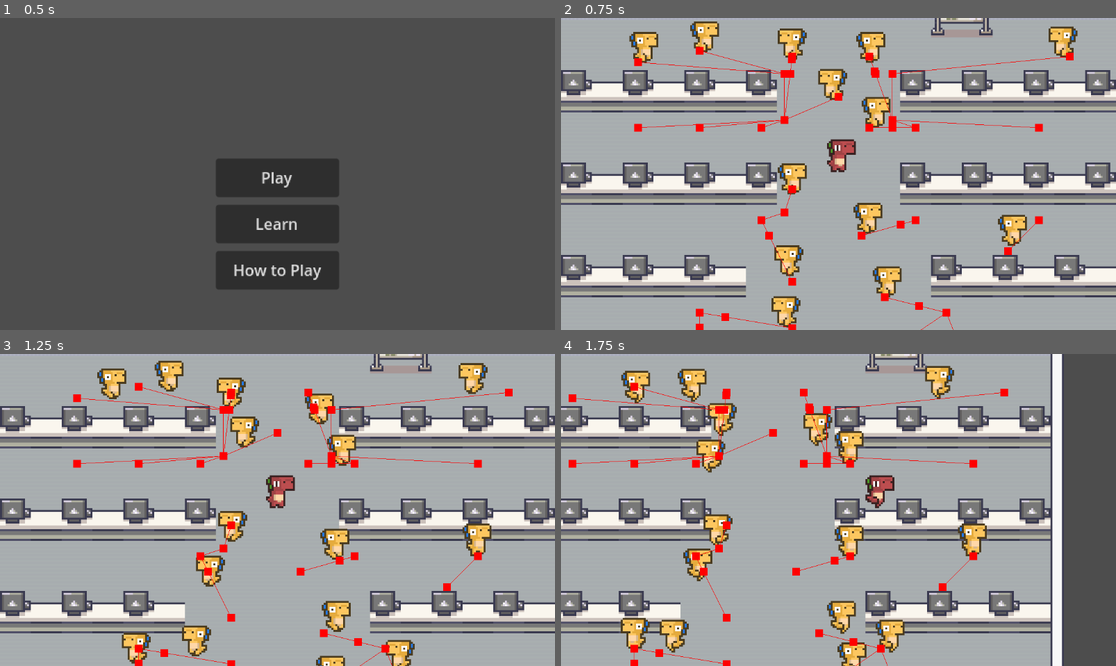
Above: before the commit, frames 1-4 (two rows, left to right).
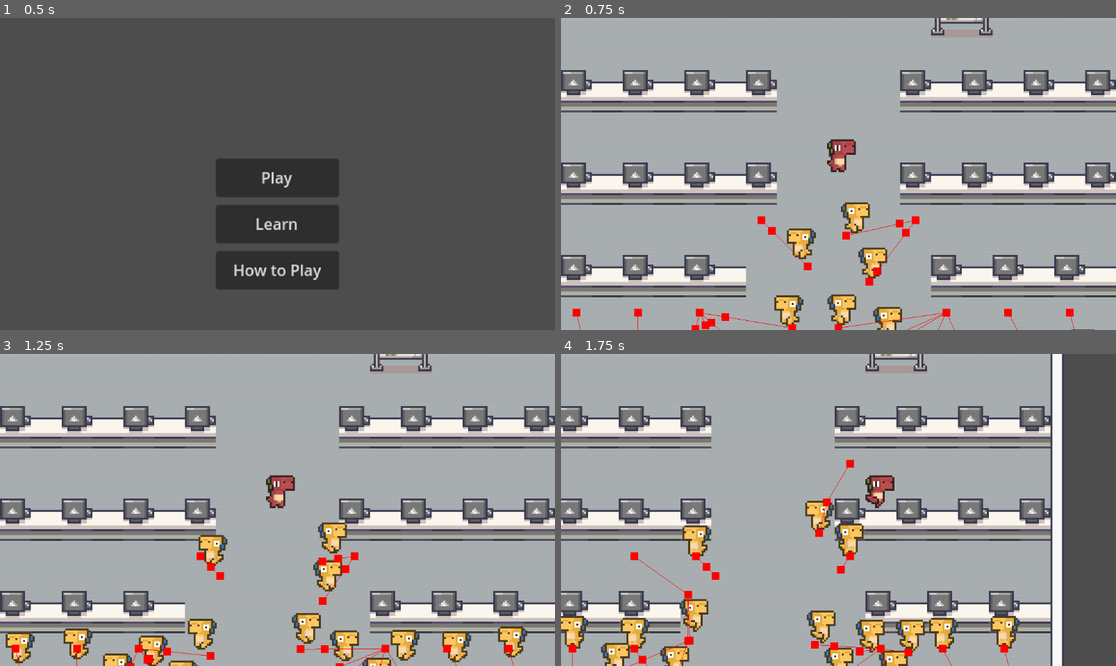
Above: after the commit, the same moments.

Repository: Raikosuu/Full-Tech-Panic_Public
Game: Godot game, scene res://scenes/main_menu.tscn
Same seed, same stepped clock (60 frames per second), same inputs: the game is played once before the commit and once after it.
Inputs (mouse positions are in pixels of both pictures, inside the frame that each line leads up to):
- Up to frame 1 (0.5 s): no input
- Up to frame 2 (0.75 s): click "Play" at 0.5 s
- Up to frame 3 (1.25 s): no input
- Up to frame 4 (1.75 s): move the mouse to (960, 494) at 1.27 s; hold D (move_right) from 1.28 s (still down); click (960, 494) at 1.42 s

Frame 1 is identical in both runs. In frame 2, 8.7% of the frame differs, in the area x 2-97%, y 1-100%; in frame 3, 12%; in frame 4, 12%, in the area x 0-83%, y 3-100%.

Commit message:
NPC path recalculation added
bug where npc keeps finding seats is patched.

Diff:
--- a/scenes/game_scene.tscn
+++ b/scenes/game_scene.tscn
@@ -2562,67 +2562,67 @@
 position_smoothing_enabled = true
 
 [node name="NPC1" parent="." node_paths=PackedStringArray("seats") instance=ExtResource("5_y3j0m")]
-position = Vector2(68, 102)
+position = Vector2(0, 105)
 seats = [NodePath("../seat/seats"), NodePath("../seat/seats2"), NodePath("../seat/seats3"), NodePath("../seat/seats4"), …(517 unchanged characters)…
 
 [node name="NPC2" parent="." node_paths=PackedStringArray("seats") instance=ExtResource("5_y3j0m")]
-position = Vector2(-72, -64)
+position = Vector2(-56, 105)
 seats = [NodePath("../seat/seats"), NodePath("../seat/seats2"), NodePath("../seat/seats3"), NodePath("../seat/seats4"), …(517 unchanged characters)…
 
 [node name="NPC3" parent="." node_paths=PackedStringArray("seats") instance=ExtResource("5_y3j0m")]
-position = Vector2(0, -40)
+position = Vector2(72, 107)
 seats = [NodePath("../seat/seats"), NodePath("../seat/seats2"), NodePath("../seat/seats3"), NodePath("../seat/seats4"), …(517 unchanged characters)…
 
 [node name="NPC4" parent="." node_paths=PackedStringArray("seats") instance=ExtResource("5_y3j0m")]
-position = Vector2(120, -61)
+position = Vector2(4, 32)
 seats = [NodePath("../seat/seats"), NodePath("../seat/seats2"), NodePath("../seat/seats3"), NodePath("../seat/seats4"), …(517 unchanged characters)…
 
 [node name="NPC5" parent="." node_paths=PackedStringArray("seats") instance=ExtResource("5_y3j0m")]
-position = Vector2(12, 32)
+position = Vector2(0, 80)
 seats = [NodePath("../seat/seats"), NodePath("../seat/seats2"), NodePath("../seat/seats3"), NodePath("../seat/seats4"), …(517 unchanged characters)…
 
 [node name="NPC6" parent="." node_paths=PackedStringArray("seats") instance=ExtResource("5_y3j0m")]
+position = Vector2(-104, 104)
+seats = [NodePath("../seat/seats"), NodePath("../seat/seats2"), NodePath("../seat/seats3"), NodePath("../seat/seats4"), NodePath("../seat/seats5"), NodePath("../seat/seats6"), NodePath("../seat/seats7"), NodePath("../seat/seats8"), NodePath("../seat/seats9"), NodePath("../seat/seats10"), NodePath("../seat/seats11"), NodePath("../seat/seats12"), NodePath("../seat/seats13"), NodePath("../seat/seats14"), NodePath("../seat/seats15"), NodePath("../seat/seats16"), NodePath("../seat/seats17"), NodePath("../seat/seats18"), NodePath("../seat/seats19"), NodePath("../seat/seats20"), NodePath("../seat/seats21"), NodePath("../seat/seats22")]
+
+[node name="NPC7" parent="." node_paths=PackedStringArray("seats") instance=ExtResource("5_y3j0m")]
+position = Vector2(24, 86)
+seats = [NodePath("../seat/seats"), NodePath("../seat/seats2"), NodePath("../seat/seats3"), NodePath("../seat/seats4"), NodePath("../seat/seats5"), NodePath("../seat/seats6"), NodePath("../seat/seats7"), NodePath("../seat/seats8"), NodePath("../seat/seats9"), NodePath("../seat/seats10"), NodePath("../seat/seats11"), NodePath("../seat/seats12"), NodePath("../seat/seats13"), NodePath("../seat/seats14"), NodePath("../seat/seats15"), NodePath("../seat/seats16"), NodePath("../seat/seats17"), NodePath("../seat/seats18"), NodePath("../seat/seats19"), NodePath("../seat/seats20"), NodePath("../seat/seats21"), NodePath("../seat/seats22")]
+
+[node name="NPC8" parent="." node_paths=PackedStringArray("seats") instance=ExtResource("5_y3j0m")]
 position = Vector2(-24, 80)
 seats = [NodePath("../seat/seats"), NodePath("../seat/seats2"), NodePath("../seat/seats3"), NodePath("../seat/seats4"), …(517 unchanged characters)…
 
-[node name="NPC7" parent="." node_paths=PackedStringArray("seats") instance=ExtResource("5_y3j0m")]
-position = Vector2(24, 64)
+[node name="NPC9" parent="." node_paths=PackedStringArray("seats") instance=ExtResource("5_y3j0m")]
+position = Vector2(128, 102)
 seats = [NodePath("../seat/seats"), NodePath("../seat/seats2"), NodePath("../seat/seats3"), NodePath("../seat/seats4"), …(517 unchanged characters)…
 
-[node name="NPC8" parent="." node_paths=PackedStringArray("seats") instance=ExtResource("5_y3j0m")]
-position = Vector2(-24, 56)
+[node name="NPC10" parent="." node_paths=PackedStringArray("seats") instance=ExtResource("5_y3j0m")]
+position = Vector2(104, 102)
 seats = [NodePath("../seat/seats"), NodePath("../seat/seats2"), NodePath("../seat/seats3"), NodePath("../seat/seats4"), …(517 unchanged characters)…
 
-[node name="NPC9" parent="." node_paths=PackedStringArray("seats") instance=ExtResource("5_y3j0m")]
-position = Vector2(-24, -61)
+[node name="NPC11" parent="." node_paths=PackedStringArray("seats") instance=ExtResource("5_y3j0m")]
+position = Vector2(-128, 105)
 seats = [NodePath("../seat/seats"), NodePath("../seat/seats2"), NodePath("../seat/seats3"), NodePath("../seat/seats4"), …(517 unchanged characters)…
 
-[node name="NPC10" parent="." node_paths=PackedStringArray("seats") instance=ExtResource("5_y3j0m")]
-position = Vector2(16, -61)
+[node name="NPC12" parent="." node_paths=PackedStringArray("seats") instance=ExtResource("5_y3j0m")]
+position = Vector2(-32, 107)
 seats = [NodePath("../seat/seats"), NodePath("../seat/seats2"), NodePath("../seat/seats3"), NodePath("../seat/seats4"), …(517 unchanged characters)…
 
-[node name="NPC11" parent="." node_paths=PackedStringArray("seats") instance=ExtResource("5_y3j0m")]
-position = Vector2(-72, 102)
+[node name="NPC13" parent="." node_paths=PackedStringArray("seats") instance=ExtResource("5_y3j0m")]
+position = Vector2(40, 105)
 seats = [NodePath("../seat/seats"), NodePath("../seat/seats2"), NodePath("../seat/seats3"), NodePath("../seat/seats4"), …(517 unchanged characters)…
 
-[node name="NPC12" parent="." node_paths=PackedStringArray("seats") instance=ExtResource("5_y3j0m")]
-position = Vector2(12, 102)
+[node name="NPC14" parent="." node_paths=PackedStringArray("seats") instance=ExtResource("5_y3j0m")]
+position = Vector2(-16, 48)
 seats = [NodePath("../seat/seats"), NodePath("../seat/seats2"), NodePath("../seat/seats3"), NodePath("../seat/seats4"), …(517 unchanged characters)…
 
-[node name="NPC13" parent="." node_paths=PackedStringArray("seats") instance=ExtResource("5_y3j0m")]
-position = Vector2(88, 40)
+[node name="NPC15" parent="." node_paths=PackedStringArray("seats") instance=ExtResource("5_y3j0m")]
+position = Vector2(16, 56)
 seats = [NodePath("../seat/seats"), NodePath("../seat/seats2"), NodePath("../seat/seats3"), NodePath("../seat/seats4"), …(517 unchanged characters)…
 
-[node name="NPC14" parent="." node_paths=PackedStringArray("seats") instance=ExtResource("5_y3j0m")]
-position = Vector2(-24, 8)
-seats = [NodePath("../seat/seats"), NodePath("../seat/seats2"), NodePath("../seat/seats3"), NodePath("../seat/seats4"), NodePath("../seat/seats5"), NodePath("../seat/seats6"), NodePath("../seat/seats7"), NodePath("../seat/seats8"), NodePath("../seat/seats9"), NodePath("../seat/seats10"), NodePath("../seat/seats11"), NodePath("../seat/seats12"), NodePath("../seat/seats13"), NodePath("../seat/seats14"), NodePath("../seat/seats15"), NodePath("../seat/seats16"), NodePath("../seat/seats17"), NodePath("../seat/seats18"), NodePath("../seat/seats19"), NodePath("../seat/seats20"), NodePath("../seat/seats21"), NodePath("../seat/seats22")]
-
-[node name="NPC15" parent="." node_paths=PackedStringArray("seats") instance=ExtResource("5_y3j0m")]
-position = Vector2(16, -24)
-seats = [NodePath("../seat/seats"), NodePath("../seat/seats2"), NodePath("../seat/seats3"), NodePath("../seat/seats4"), NodePath("../seat/seats5"), NodePath("../seat/seats6"), NodePath("../seat/seats7"), NodePath("../seat/seats8"), NodePath("../seat/seats9"), NodePath("../seat/seats10"), NodePath("../seat/seats11"), NodePath("../seat/seats12"), NodePath("../seat/seats13"), NodePath("../seat/seats14"), NodePath("../seat/seats15"), NodePath("../seat/seats16"), NodePath("../seat/seats17"), NodePath("../seat/seats18"), NodePath("../seat/seats19"), NodePath("../seat/seats20"), NodePath("../seat/seats21"), NodePath("../seat/seats22")]
-
 [node name="NPC16" parent="." node_paths=PackedStringArray("seats") instance=ExtResource("5_y3j0m")]
-position = Vector2(-104, -58)
+position = Vector2(-80, 102)
 seats = [NodePath("../seat/seats"), NodePath("../seat/seats2"), NodePath("../seat/seats3"), NodePath("../seat/seats4"), …(517 unchanged characters)…
 
 [node name="NavigationRegion2D" type="NavigationRegion2D" parent="."]
--- a/scenes/npc_1.tscn
+++ b/scenes/npc_1.tscn
@@ -102,9 +102,11 @@
 shape = SubResource("CapsuleShape2D_ttshn")
 
 [node name="NavigationAgent2D" type="NavigationAgent2D" parent="."]
-path_desired_distance = 5.0
+path_desired_distance = 1.0
 target_desired_distance = 5.0
+path_max_distance = 30.0
 avoidance_enabled = true
+max_neighbors = 20
 debug_enabled = true
 
 [node name="Timer" type="Timer" parent="."]
--- a/scripts/npc_1.gd
+++ b/scripts/npc_1.gd
@@ -1,8 +1,8 @@
 extends CharacterBody2D
 
-const SPEED: float = 30.0
+const SPEED: float = 40.0
 
-@export var seats: Array[Area2D]   # assign all seats in Inspector
+@export var seats: Array[Area2D]
 @onready var nav_agent := $NavigationAgent2D
 @onready var anim_sprite := $AnimatedSprite2D
 
@@ -11,9 +11,13 @@
 func _ready() -> void:
 	find_vacant_seat()
 
+
 func _physics_process(_delta: float) -> void:
 	if target_seat == null:
 		return
+
+	if target_seat.is_taken:
+		find_vacant_seat()
 
 	if nav_agent.is_navigation_finished():
 		velocity = Vector2.ZERO
@@ -23,22 +27,16 @@
 		target_seat.occupy()
 		target_seat = null
 	else:
-
+		#main targeting system
 		var current_agent_position = global_position
 		var next_path_position = nav_agent.get_next_path_position()
 		var new_velocity = current_agent_position.direction_to(next_path_position) * SPEED
 
+		#avoidance
 		if nav_agent.avoidance_enabled:
 			nav_agent.set_velocity(new_velocity)
 		else:
 			_on_navigation_agent_2d_velocity_computed(new_velocity)
-
-		"""
-		var dir = (nav_agent.get_next_path_position() - global_position).normalized()
-		velocity = dir * SPEED
-		"""
-
-
 		move_and_slide()
 
 		# Flip horizontally depending on direction
@@ -70,3 +68,10 @@
 func _on_navigation_agent_2d_velocity_computed(safe_velocity):
 	velocity = safe_velocity
 	pass # Replace with function body.
+
+
+func _on_timer_timeout() -> void:
+	#stops the npc from finding another seat.
+	#it also re
+	if target_seat != null and not nav_agent.is_navigation_finished():
+		nav_agent.target_position = target_seat.global_position
